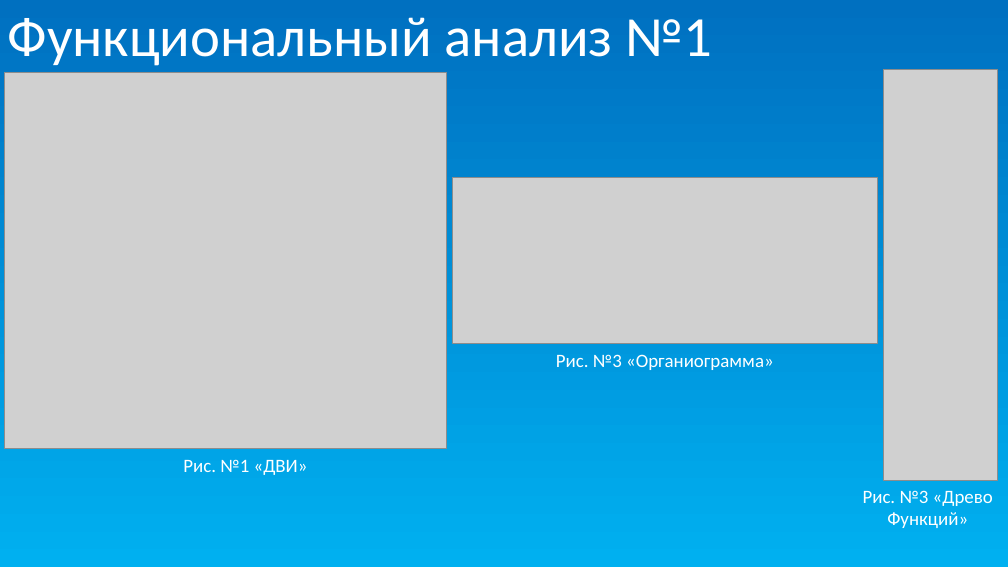
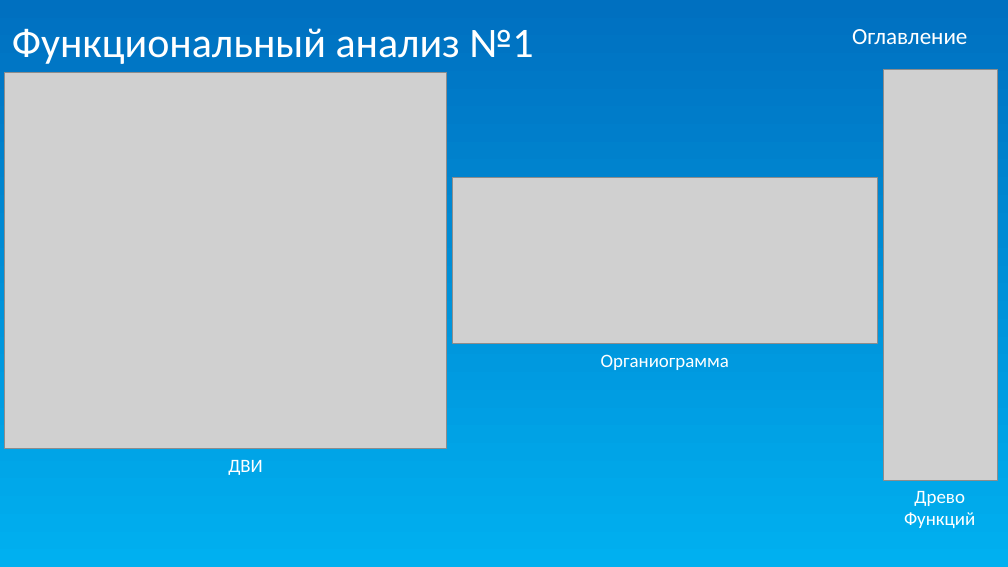
Before and after one commit to Dima-Shum/All_Documents_UP11, a slide deck: slide 4 of Шумов Д защита УП.pptx. Drawn at 1008x567 pixels with LibreOffice and Linux fonts; fonts in the diff are those of the drawing; grey boxes stand for pictures. Boxes give left, top, right and bottom in pixels: in the first picture for what was removed or moved away, otherwise in the second. Text is boxed around its words. In the diff, an @@ line names an element or a change of style, - is before the commit and + after.

```diff
--- a/Шумов Д защита УП.pptx
+++ b/Шумов Д защита УП.pptx
@@ title "Функциональный анализ №1": place and size @@
-title "Функциональный анализ №1" at bbox=[8, 17, 713, 66]
+title "Функциональный анализ №1" at bbox=[12, 28, 533, 64]
@@ title "Функциональный анализ №1" at bbox=[12, 28, 533, 64]: size 54 to 40 pt @@
@@ text added at bbox=[852, 29, 967, 44], 22 pt, text #FFFFFF @@
+Оглавление
@@ text at bbox=[601, 354, 729, 370]: text changed @@
-Рис. №3 «Органиограмма»
+Органиограмма
@@ text at bbox=[228, 460, 263, 475]: text changed @@
-Рис. №1 «ДВИ»
+ДВИ
@@ text at bbox=[904, 491, 975, 528]: text changed @@
-Рис. №3 «Древо
-Функций»
+Древо
+Функций
```
Also in this commit, not shown: 14 other slides changed, 1 slide added, 1 slide removed.
